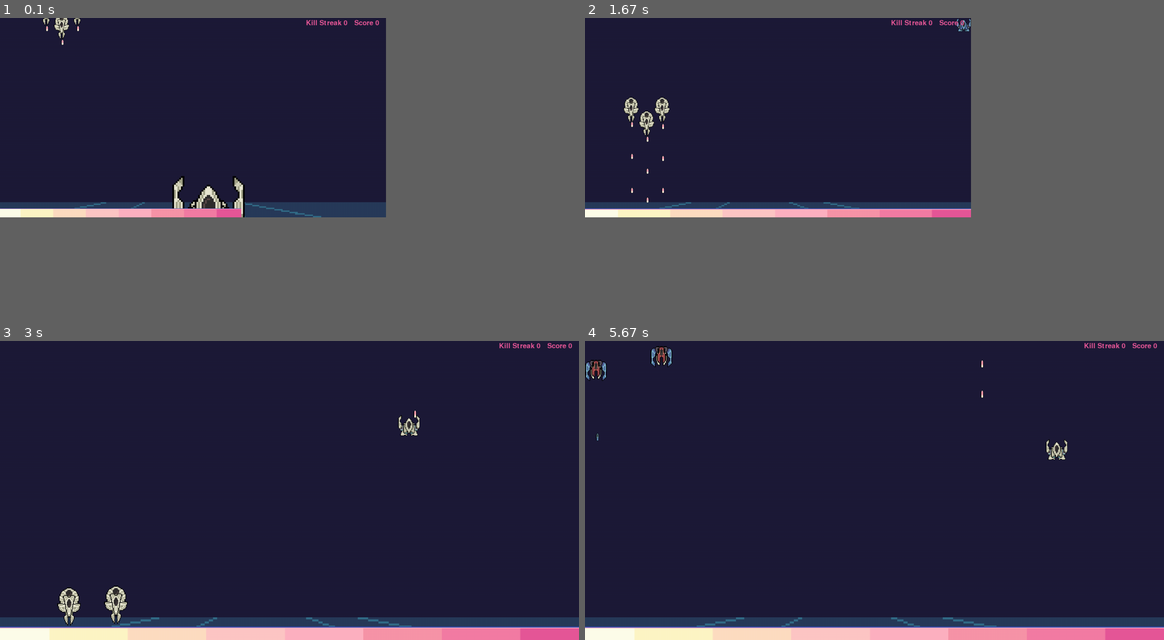
Above: before the commit, frames 1-4 (two rows, left to right).
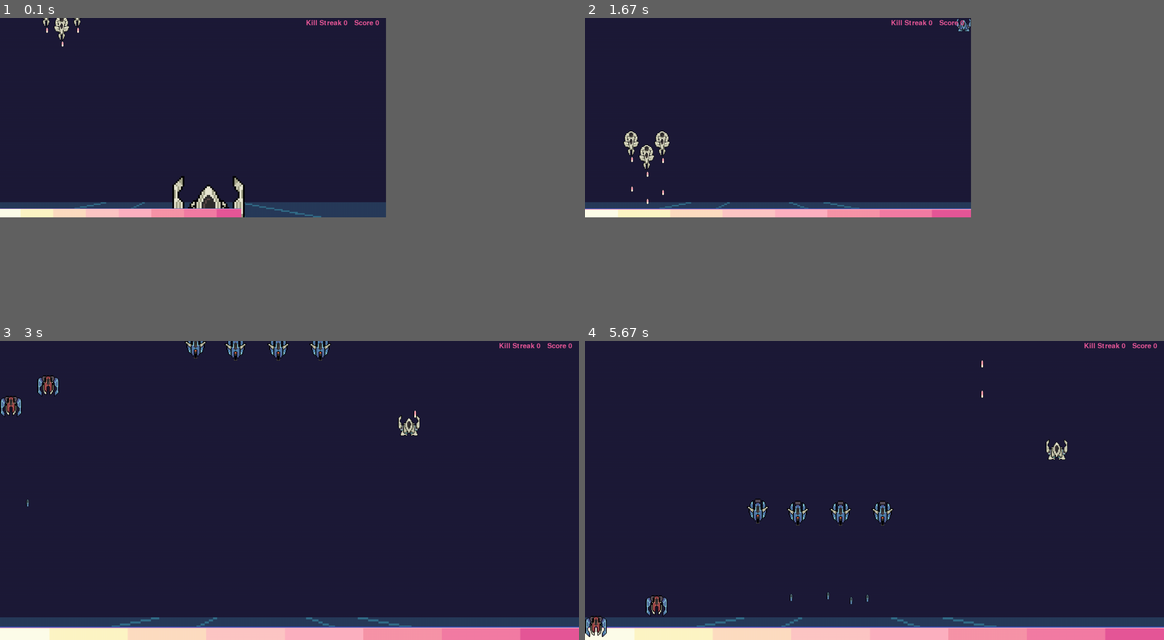
Above: after the commit, the same moments.

Repository: RafaBessa/Shadow_Light_bh_pygame
Game: pygame game, started from Game.py
The game is run twice, just before and just after one commit, with the same random seed, the same clock (stepped at 60 frames per second) and the same inputs.
Inputs:
- Up to frame 1 (0.1 s): no input
- Up to frame 2 (1.67 s): hold D 0.33-0.8 s; hold W 0.83-1.13 s; tap Space at 0.9, 1.23, 1.53 s; tap E at 0.98 s; hold D 1.17-1.63 s
- Up to frame 3 (3 s): hold A 1.67-2.2 s; tap Space at 1.73, 2.03, 2.3, 2.97 s; hold S 2.23-2.53 s; tap E at 2.38 s; tap - at 2.57 s; hold A from 2.9 s (still down)
- Up to frame 4 (5.67 s): tap Space at 3.27, 3.4, 3.8, 4.1, 4.47, 4.87, 5.17, 5.37 s; release A at 3.3 s; hold W 3.33-3.7 s; tap E at 3.48, 4.95 s; hold D 3.73-4.37 s; hold S 4.4-4.77 s; hold A 4.8-5.27 s; hold D from 5.3 s (still down)

The runs differ from the first frame. In frame 1, 0.2% of the frame differs, in the area x 7-15%, y 0-10%; in frame 2, 0.8%; in frame 3, 1.5%, in the area x 0-58%, y 0-96%; in frame 4, 1.5%.

Commit message:
VERSÂO 1!!!!!!!!!!!!!!!

Diff:
--- a/GameMaster.py
+++ b/GameMaster.py
@@ -1,5 +1,5 @@
 from copy import copy
-from math import exp, log
+from math import exp, log, atan
 
 import pygame
 import MovimentoMob as mm
@@ -31,17 +31,15 @@
         self.quant = [2]
         self.Bkeys = ["roundguy", "zag"]
         self.Wkeys = ["white"]
-        #self.cooldowns = [0.2,0.25,0.3,0.35,0.4,0.45,0.5,0.55,0.]
+        # self.cooldowns = [0.2,0.25,0.3,0.35,0.4,0.45,0.5,0.55,0.]
         self.cooldowns = np.arange(0.5, 1.5, 0.05)
 
         self.player = None
-        self.colors = [ColorEnum.Light,ColorEnum.Shadow]
+        self.colors = [ColorEnum.Light, ColorEnum.Shadow]
         self.Multiple_keys = ["BBEG"]
         self.Component_key = {"BBEG": ['bbeg center', 'white left', 'blue right']}
 
-
-
-        self.speed = 2
+        self.speed = lambda: 3.25 ** atan(atan(self.lvl)) + .25
         self.acceleration = .1
 
         self.ASSETS = IMG_ASSETS
@@ -62,7 +60,7 @@
                                         "Triple": +0.015}
 
     def detect_state(self, inimigos, shape):
-        if len(inimigos.INIMIGOS) == 0:
+        if len(inimigos.INIMIGOS) <= 3:
             self.next_level(inimigos, shape)
             return inimigos
         else:
@@ -71,9 +69,8 @@
     def next_level(self, inimigos, shape):
         self.lvl += 1
         self.quant = [i + 1 for i in self.quant]
-        self.speed = self.speed*1.1
 
-        if (self.lvl%3 == 0): #adiciona os assistentes
+        if (self.lvl % 3 == 0):  # adiciona os assistentes
             self.player.CreateAssistente()
 
         if self.ShootTypeProb["Basic"] > 0:
@@ -103,7 +100,8 @@
         else:
             key = random.choice(self.Bkeys)
         space = 40
-        speed = random.triangular(self.speed - 1, self.speed, self.speed + 1)
+        speed = self.speed()
+        speed = random.triangular(low=speed - 1, mode=speed, high=speed + 1)
         acceleration = self.acceleration
         cd = random.choice(self.cooldowns)
 
--- a/Player.py
+++ b/Player.py
@@ -230,7 +230,7 @@
         if DeathCount >= 1:
             #     print(str(self.bullet_speed) + " , " +  str(self.cooldown))
             self.bullet_speed *= 1.10
-            self.cooldown *= 1.15
+            self.cooldown *= .95
             self.speed *= 1.06
             #self.CreateAssistente()
             # print(str(self.speed))
